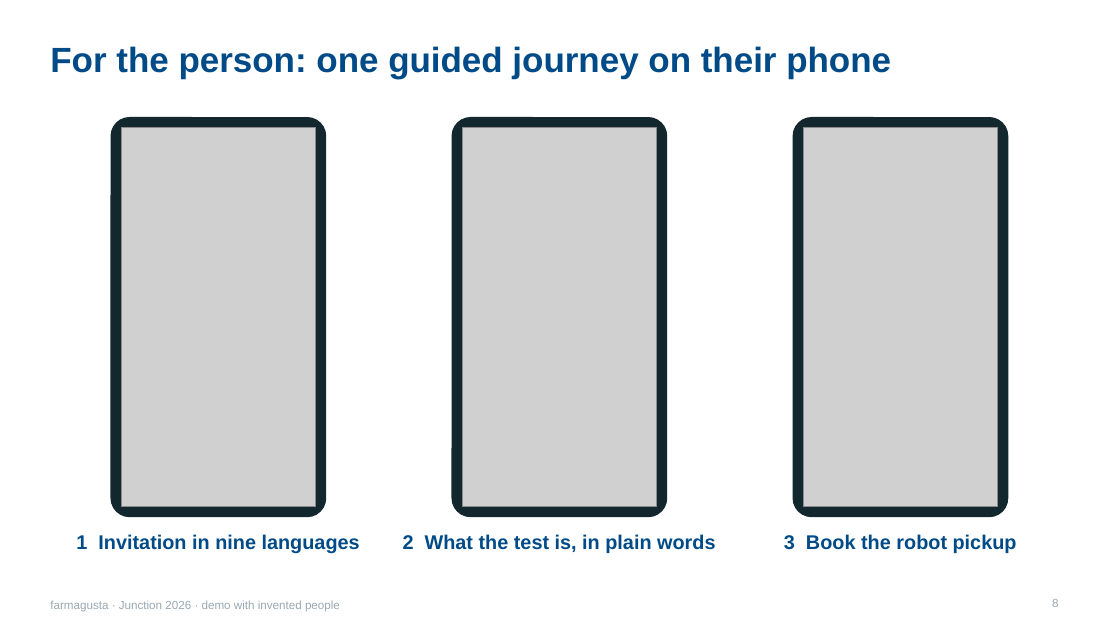
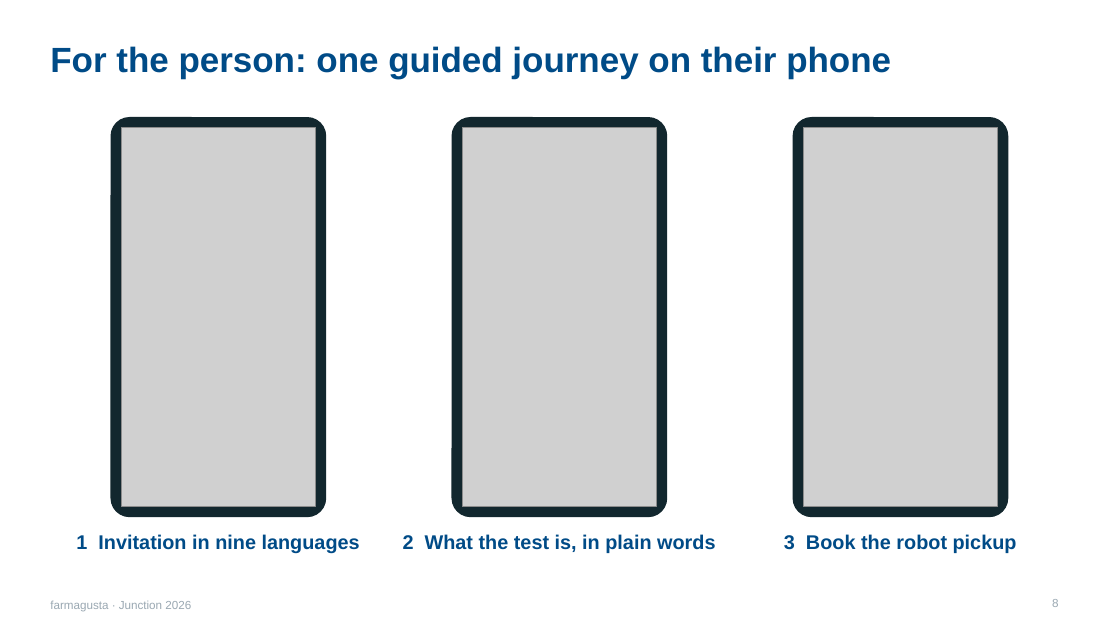
Before and after one commit to rromppanen/junction26, a slide deck: slide 8 of docs/pitch/farmagusta-screening-attendance.pptx. Drawn at 1120x630 pixels with LibreOffice and Linux fonts; fonts in the diff are those of the drawing; grey boxes stand for pictures. Boxes give left, top, right and bottom in pixels: in the first picture for what was removed or moved away, otherwise in the second. Text is boxed around its words. In the diff, an @@ line names an element or a change of style, - is before the commit and + after.

```diff
--- a/docs/pitch/farmagusta-screening-attendance.pptx
+++ b/docs/pitch/farmagusta-screening-attendance.pptx
@@ text at [50, 601, 191, 611]: text changed @@
-farmagusta · Junction 2026 · demo with invented people
+farmagusta · Junction 2026
```
Also in this commit, not shown: 17 other slides changed.
